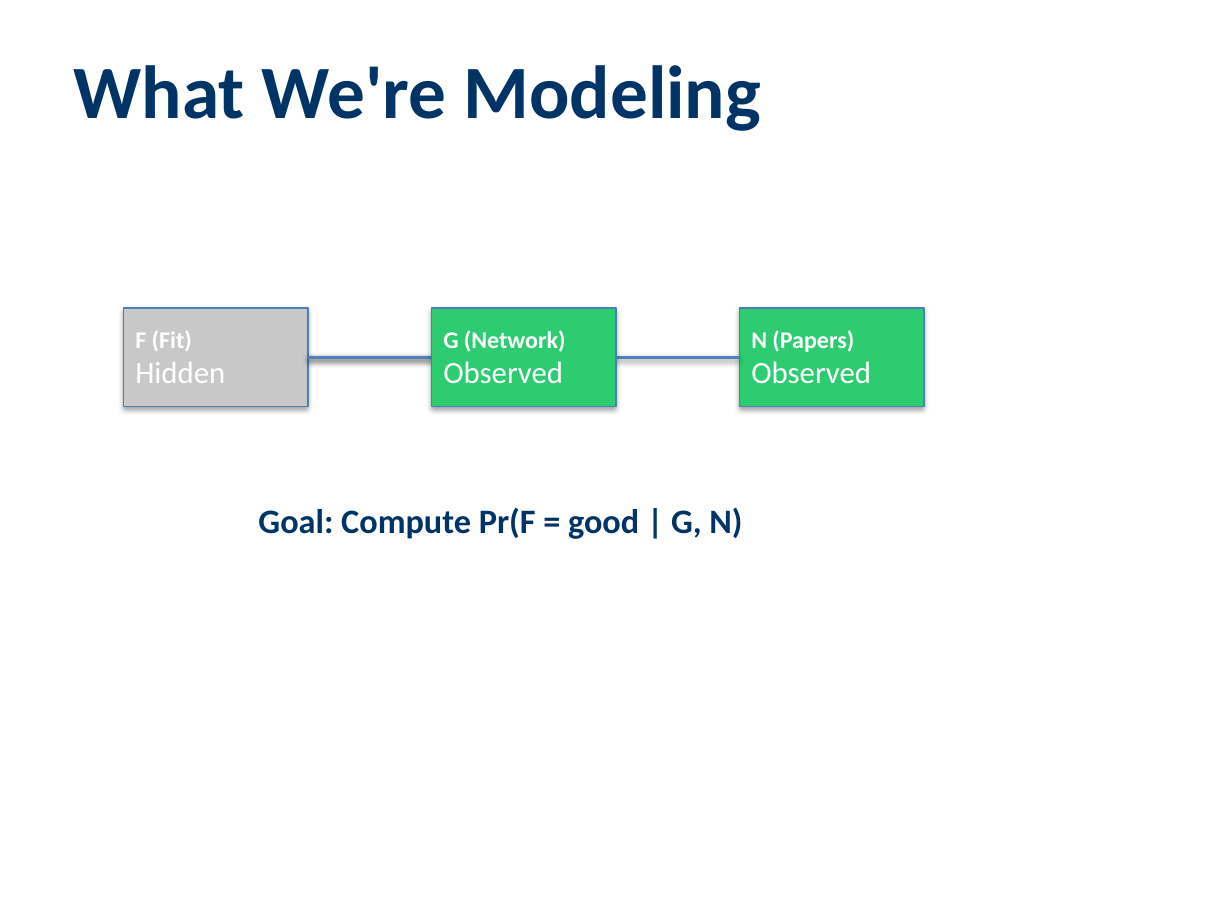
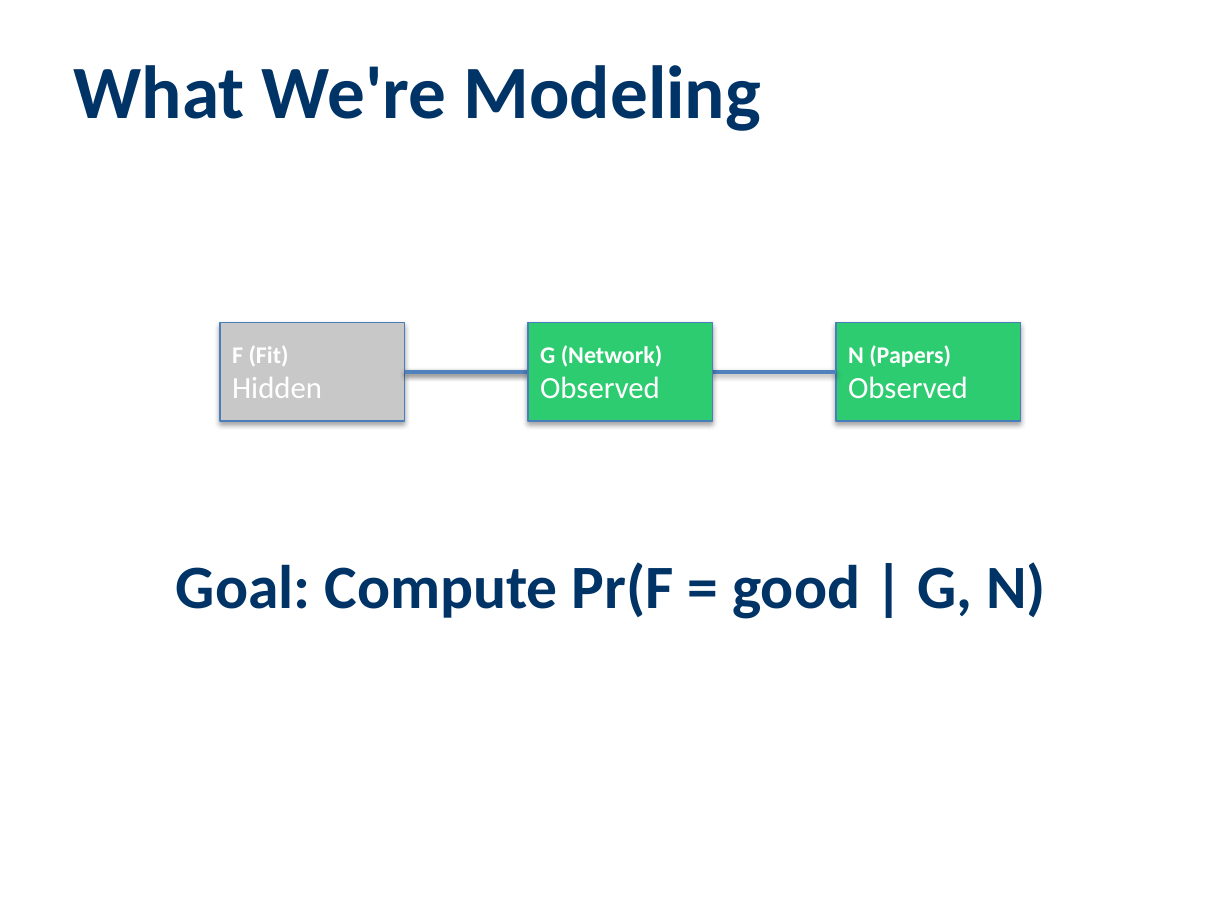
Before and after one commit to lisette-espin/NetworkEffectsGameTheory, a slide deck: slide 3 of pptx/Chaperon_Based_Hiring_Model.pptx. Drawn at 1232x924 pixels with LibreOffice and Linux fonts; fonts in the diff are those of the drawing. Boxes give left, top, right and bottom in pixels: in the first picture for what was removed or moved away, otherwise in the second. Text is boxed around its words. In the diff, an @@ line names an element or a change of style, - is before the commit and + after.

```diff
--- a/pptx/Chaperon_Based_Hiring_Model.pptx
+++ b/pptx/Chaperon_Based_Hiring_Model.pptx
@@ 3 rectangles: place and size @@
-3 rectangles at <box>123,308,924,407</box>
+3 rectangles at <box>221,323,1021,421</box>
@@ line moved from (308, 357) - (431, 357) to (405, 372) - (529, 372) @@
@@ line moved from (308, 357) - (739, 357) to (405, 372) - (837, 372) @@
@@ text "Goal: Compute Pr(F = good ...": place and size @@
-text "Goal: Compute Pr(F = good ..." at <box>258,507,742,539</box>
+text "Goal: Compute Pr(F = good ..." at <box>176,562,1046,619</box>
@@ text "Goal: Compute Pr(F = good ..." at <box>176,562,1046,619</box>: size 20 to 36 pt @@
```
Also in this commit, not shown: 4 other slides changed, 10 other files.
